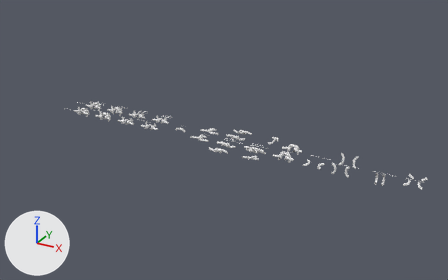
Renders of the Blender file block-library/blocks.blend from each side of a commit.
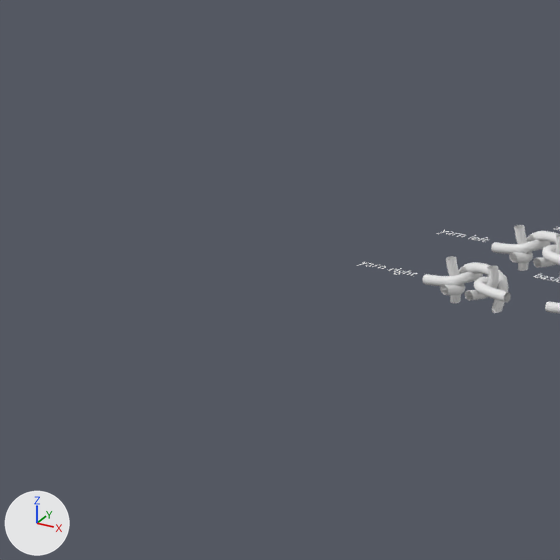
Old and new are each drawn whole from a 50 mm camera at (39.21, -48.31, 24.5) aimed at (11.55, 1.98, -0.64) and again close up on the part from 0% to 22% of the width and 22% to 57% of the height. Arrows for +X, +Y and +Z are at lower left; the lights stay in place.

Names of what the first close-up shows: 'knit-yarn.004', 'knit-yarn.005'.
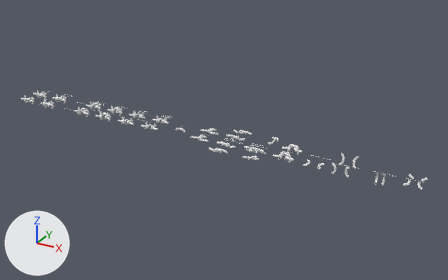
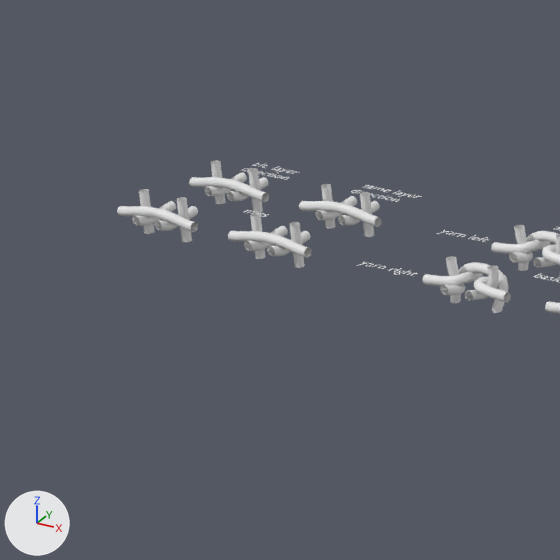
Changed parts and their boxes [x1, y1, x2, y2] in the close-ups (560 x 560 px):
'knit-yarn.031', added: after [228, 213, 311, 268]
'knit-yarn.033', added: after [117, 189, 198, 242]
'knit-yarn.032', added: after [299, 184, 381, 237]
'miss-yarn.031', added: after [189, 160, 269, 213]
'Text.019', added: after [351, 185, 422, 202]
'Text.018', added: after [242, 163, 300, 180]

The change, as a list of edits to the scene's bpy script:
```text
Add cu_miss_yarn:
    cu_miss_yarn = bpy.data.curves.new('miss-yarn', 'CURVE')
    cu_miss_yarn.dimensions = '3D'
    _sp = cu_miss_yarn.splines.new('BEZIER'); _sp.bezier_points.add(2)
    _sp.bezier_points.foreach_set('co', [-0.3, -0.5, 0.0, -0.3, -0.214, -0.0916, -0.3, 0.5, 0.0])
    _sp.bezier_points.foreach_set('handle_left', [-0.3, -0.607, 0.0, -0.302, -0.337, -0.0768, -0.3, 0.377, 0.0])
    _sp.bezier_points.foreach_set('handle_right', [-0.3, -0.446, 0.0, -0.298, -0.0907, -0.106, -0.3, 0.582, 0.0])
    for _p, _l, _r in zip(_sp.bezier_points, ['ALIGNED', 'ALIGNED', 'ALIGNED'], ['ALIGNED', 'ALIGNED', 'ALIGNED']): _p.handle_left_type = _l; _p.handle_right_type = _r
    _sp.order_u = 0
    _sp.order_v = 0
    _sp = cu_miss_yarn.splines.new('BEZIER'); _sp.bezier_points.add(1)
    _sp.bezier_points.foreach_set('co', [-0.514, 0.0, -0.444, -0.514, 0.0, 0.444])
    _sp.bezier_points.foreach_set('handle_left', [-0.514, 0.0, -0.565, -0.514, 0.0, 0.112])
    _sp.bezier_points.foreach_set('handle_right', [-0.514, 0.0, -0.342, -0.514, 0.0, 0.526])
    for _p, _l, _r in zip(_sp.bezier_points, ['ALIGNED', 'ALIGNED'], ['ALIGNED', 'ALIGNED']): _p.handle_left_type = _l; _p.handle_right_type = _r
    _sp.order_u = 0
    _sp.order_v = 0
    _sp = cu_miss_yarn.splines.new('BEZIER'); _sp.bezier_points.add(2)
    _sp.bezier_points.foreach_set('co', [-1.0, -0.222, 0.0, -0.363, -0.222, 0.104, 0.0, -0.222, 0.127])
    _sp.bezier_points.foreach_set('handle_left', [-1.152, -0.222, 0.0, -0.503, -0.222, 0.0845, -0.0435, -0.222, 0.127])
    _sp.bezier_points.foreach_set('handle_right', [-0.819, -0.222, 0.0, -0.223, -0.223, 0.124, 0.0602, -0.222, 0.127])
    for _p, _l, _r in zip(_sp.bezier_points, ['ALIGNED', 'ALIGNED', 'ALIGNED'], ['ALIGNED', 'ALIGNED', 'ALIGNED']): _p.handle_left_type = _l; _p.handle_right_type = _r
    _sp.order_u = 0
    _sp.order_v = 0
    cu_miss_yarn.bevel_depth = 0.1
    cu_miss_yarn.fill_mode = 'FULL'
Add ob_text_019:
    ob_text_019 = bpy.data.objects.new('Text.019', txt_text_002)
    ob_text_019.location = (-10.75, 3.2, 0.0)
    ob_text_019.scale = (0.352, 0.352, 0.352)
Add ob_text_018:
    ob_text_018 = bpy.data.objects.new('Text.018', txt_text_001)
    ob_text_018.location = (-13.68, 3.13, 0.0)
    ob_text_018.scale = (0.352, 0.352, 0.352)
Add ob_knit_yarn_033:
    ob_knit_yarn_033 = bpy.data.objects.new('knit-yarn.033', cu_miss_yarn)  # modifiers MIRROR
    ob_knit_yarn_033.parent = ob_miss_right_alt
    ob_knit_yarn_033.location = (0.0, 0.0, 0.0)
Add ob_miss_right_alt:
    ob_miss_right_alt = bpy.data.objects.new('miss.right.alt', me_block_cube)
    ob_miss_right_alt.location = (-13.0, 0.0, 0.0)
Add ob_knit_yarn_032:
    ob_knit_yarn_032 = bpy.data.objects.new('knit-yarn.032', cu_miss_yarn)  # modifiers MIRROR
    ob_knit_yarn_032.parent = ob_miss_left_same
    ob_knit_yarn_032.location = (0.0, 0.0, 0.0)
Add ob_miss_left_same:
    ob_miss_left_same = bpy.data.objects.new('miss.left.same', me_block_cube)
    ob_miss_left_same.location = (-10.0, 2.0, 0.0)
Add ob_knit_yarn_031:
    ob_knit_yarn_031 = bpy.data.objects.new('knit-yarn.031', cu_miss_yarn)  # modifiers MIRROR
    ob_knit_yarn_031.parent = ob_miss_right_same
    ob_knit_yarn_031.location = (0.0, 0.0, 0.0)
Add ob_miss_right_same:
    ob_miss_right_same = bpy.data.objects.new('miss.right.same', me_block_cube)
    ob_miss_right_same.location = (-10.0, 0.0, 0.0)
Add ob_miss_yarn_031:
    ob_miss_yarn_031 = bpy.data.objects.new('miss-yarn.031', cu_miss_yarn)  # modifiers MIRROR
    ob_miss_yarn_031.parent = ob_miss_left_alt
    ob_miss_yarn_031.location = (0.0, 0.0, 0.0)
Add ob_miss_left_alt:
    ob_miss_left_alt = bpy.data.objects.new('miss.left.alt', me_block_cube)
    ob_miss_left_alt.location = (-13.0, 2.0, 0.0)
```
